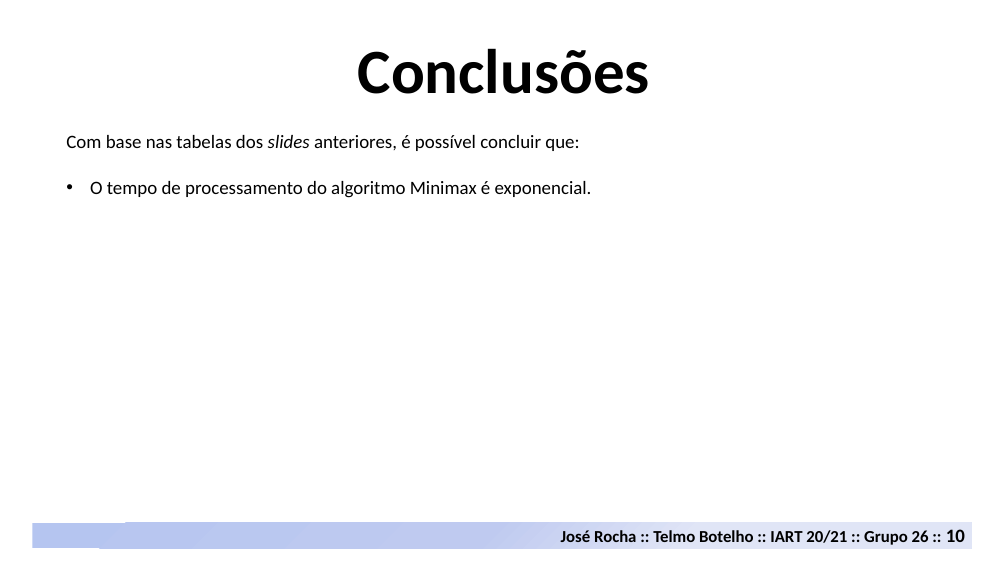
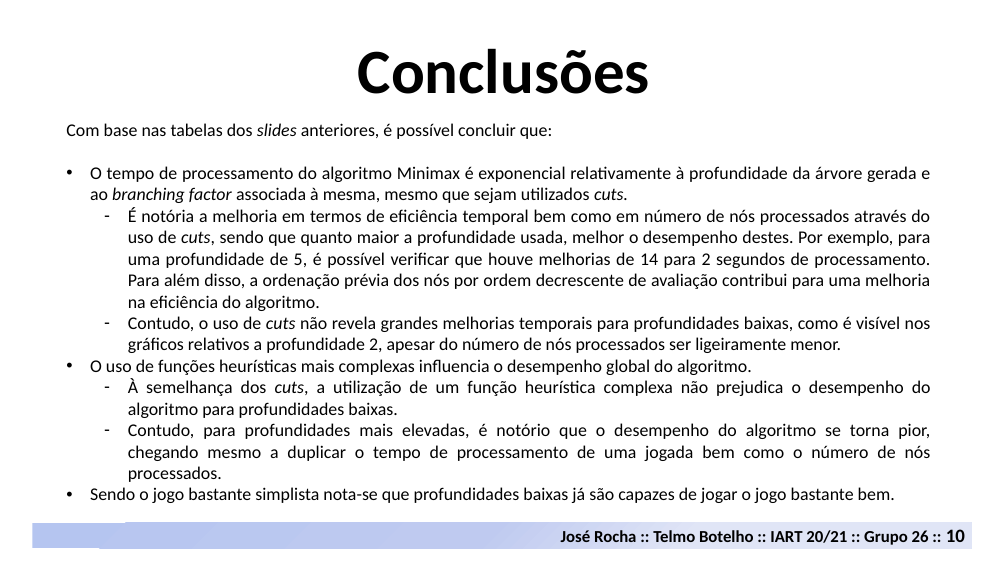
Before and after one commit to davidrocha9/FEUP-IART, a slide deck: slide 10 of Proj1/doc/Neutreeko.pptx. Drawn at 1008x567 pixels with LibreOffice and Linux fonts; fonts in the diff are those of the drawing. Boxes give left, top, right and bottom in pixels: in the first picture for what was removed or moved away, otherwise in the second. Text is boxed around its words. In the diff, an @@ line names an element or a change of style, - is before the commit and + after.

```diff
--- a/Proj1/doc/Neutreeko.pptx
+++ b/Proj1/doc/Neutreeko.pptx
@@ text "Com base nas tabelas dos ...": place and size @@
-text "Com base nas tabelas dos ..." at bbox=[66, 135, 592, 198]
+text "Com base nas tabelas dos ..." at bbox=[66, 123, 931, 503]
@@ text at bbox=[66, 123, 552, 139]: size 18 to 17 pt in "Com base nas tabelas dos slides anteriores, ..."; alignment left to justified @@
@@ text at bbox=[90, 166, 931, 503]: text changed; size 18 to 17 pt @@
-• O tempo de processamento do algoritmo Minimax é exponencial.
+• O tempo de processamento do algoritmo Minimax é exponencial relativamente à profundidade da árvore gerada e ao branching factor associada à mesma, mesmo que sejam utilizados cuts.
+  – É notória a melhoria em termos de eficiência temporal bem como em número de nós processados através do uso de cuts, sendo que quanto maior a profundidade usada, melhor o desempenho destes. Por exemplo, para uma profundidade de 5, é possível verificar que houve melhorias de 14 para 2 segundos de processamento. Para além disso, a ordenação prévia dos nós por ordem decrescente de avaliação contribui para uma melhoria na eficiência do algoritmo.
+  – Contudo, o uso de cuts não revela grandes melhorias temporais para profundidades baixas, como é visível nos gráficos relativos a profundidade 2, apesar do número de nós processados ser ligeiramente menor.
+• O uso de funções heurísticas mais complexas influencia o desempenho global do algoritmo.
+  – À semelhança dos cuts, a utilização de um função heurística complexa não prejudica o desempenho do algoritmo para profundidades baixas.
+  – Contudo, para profundidades mais elevadas, é notório que o desempenho do algoritmo se torna pior, chegando mesmo a duplicar o tempo de processamento de uma jogada bem como o número de nós processados.
+• Sendo o jogo bastante simplista nota-se que profundidades baixas já são capazes de jogar o jogo bastante bem.
```
Also in this commit, not shown: 4 other slides changed, 7 other files.
